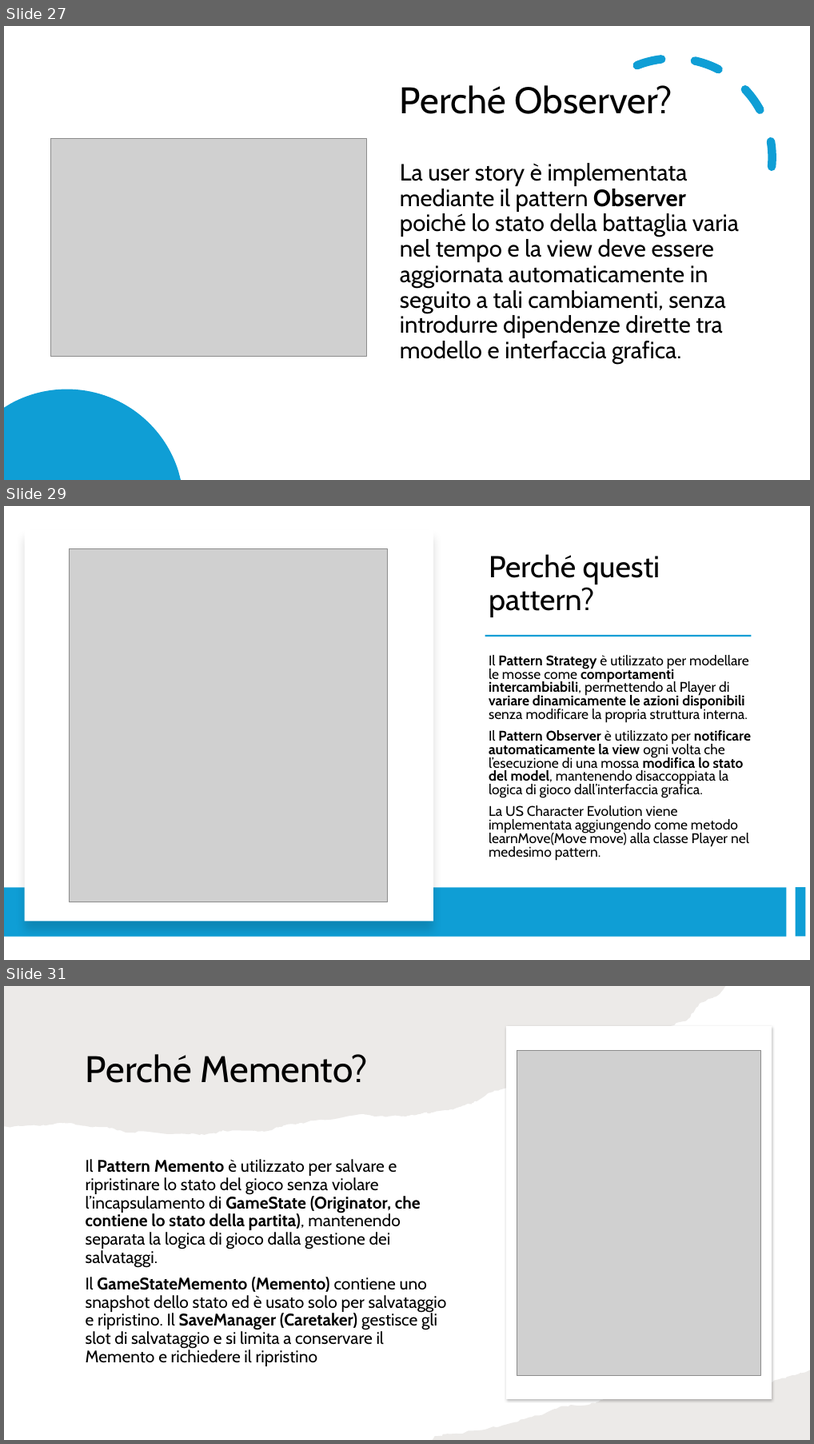
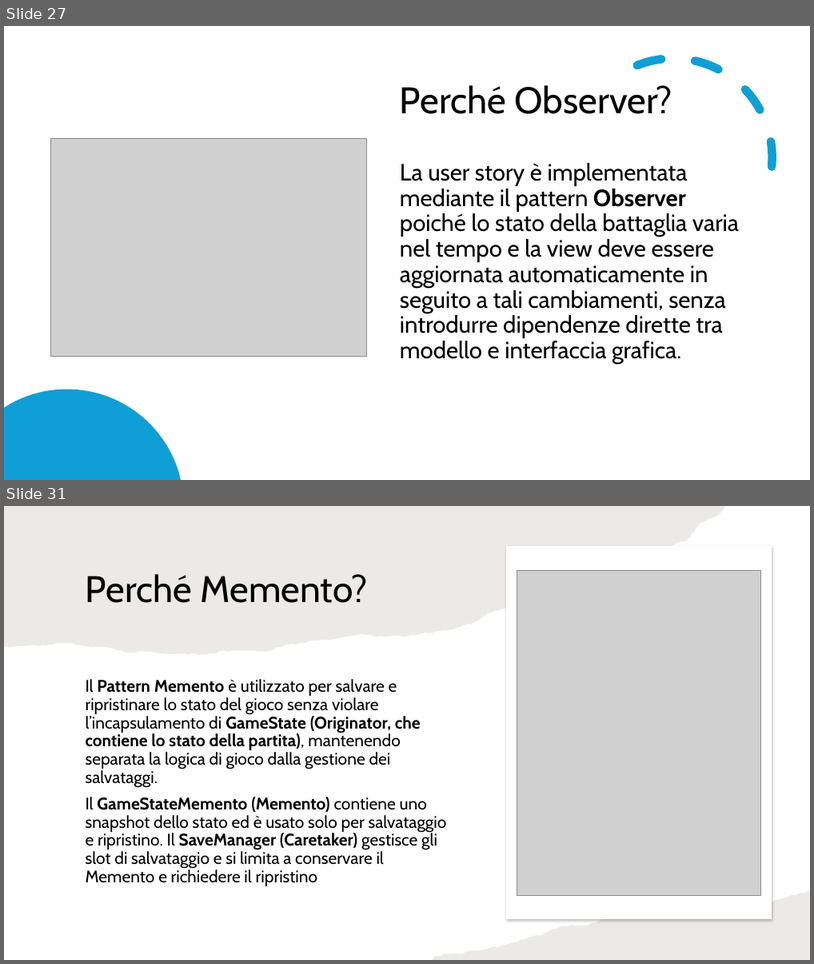
Before and after one commit to samMM-cs/iss-team2, a slide deck: Revisione.pptx. Shown one above the other, each under a label of ours: slides 27, 29 and 31 before the commit, slides 27 and 31 after it; the slides between them are not shown. The pictures are 814x1444 and 814x964 pixels, drawn with LibreOffice and Linux fonts; fonts in the diff are those of the drawing; grey boxes stand for pictures. Boxes give left, top, right and bottom in pixels: in the first picture for what was removed or moved away, otherwise in the second. Text is boxed around its words. In the diff, an @@ line names an element or a change of style, - is before the commit and + after.

```diff
--- a/Revisione.pptx
+++ b/Revisione.pptx
@@ slide 29 removed at <box>4,506,810,960</box>, background #FFFFFF @@
@@ rectangle removed at <box>25,529,434,921</box> @@
@@ picture removed at <box>69,549,387,901</box> @@
@@ title removed at <box>489,554,661,617</box> @@
-Perché questi pattern?
@@ rectangle removed at <box>486,635,752,636</box> @@
@@ text removed at <box>489,655,751,860</box> @@
-Il Pattern Strategy è utilizzato per modellare le mosse come comportamenti intercambiabili, permettendo al Player di variare dinamicamente le azioni disponibili senza modificare la propria struttura interna.
-Il Pattern Observer è utilizzato per notificare automaticamente la view ogni volta che l’esecuzione di una mossa modifica lo stato del model, mantenendo disaccoppiata la logica di gioco dall’interfaccia grafica.
-La US Character Evolution viene implementata aggiungendo come metodo learnMove(Move move) alla classe Player nel medesimo pattern.
@@ rectangle removed at <box>4,888,787,936</box> @@
@@ rectangle removed at <box>796,887,806,936</box> @@
```
Also in this commit, not shown: 2 slides changed, 1 slide added, 1 other file.
